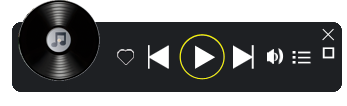
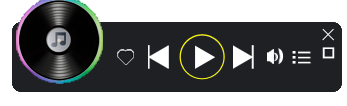
Revision of a layered 347x106 image; what changed, layer by layer:
added layer "彩色进度条" above "六色进度条" over [16, 0, 103, 84]
